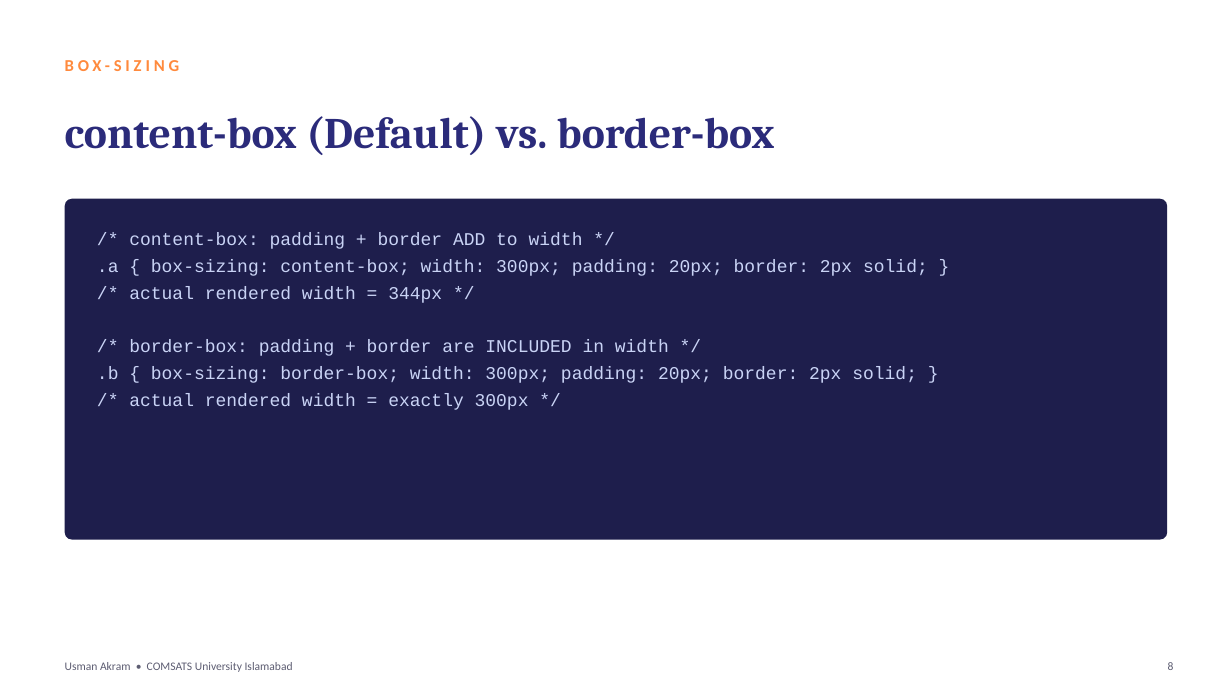
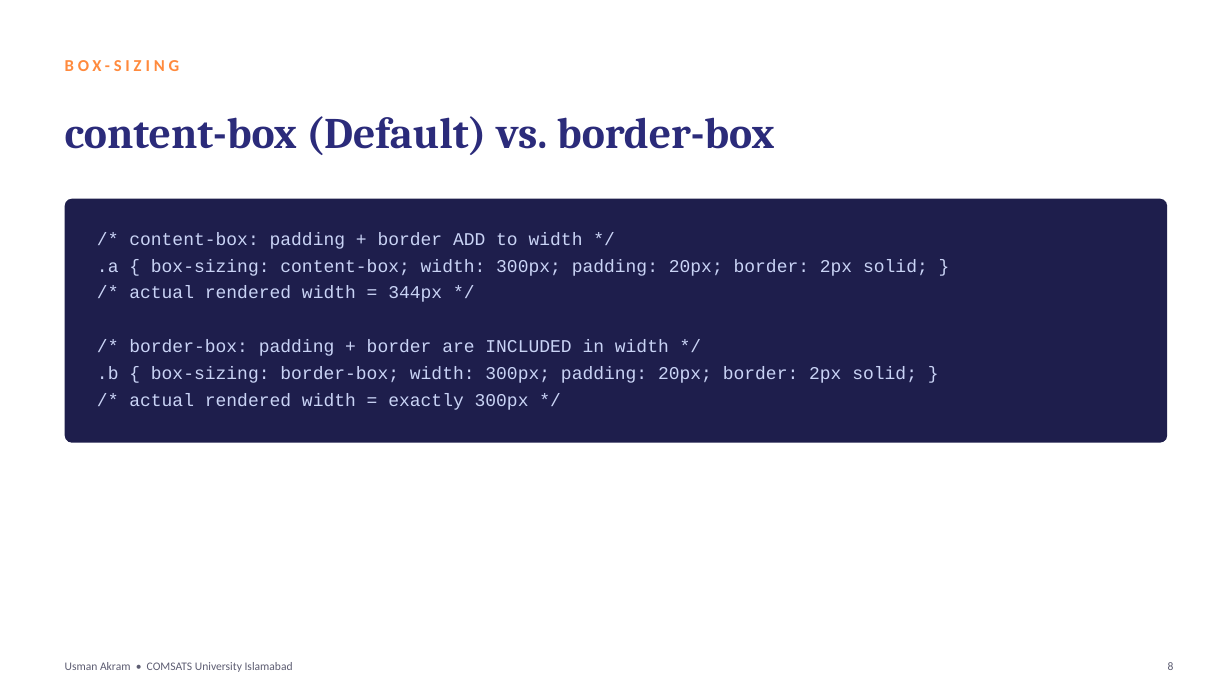
Before and after one commit to mua22/mern-web-book, a slide deck: slide 8 of slides/CSC336-Lecture-06-CSS-Box-Model-and-Display.pptx. Drawn at 1232x693 pixels with LibreOffice and Linux fonts; fonts in the diff are those of the drawing. Boxes give left, top, right and bottom in pixels: in the first picture for what was removed or moved away, otherwise in the second. Text is boxed around its words. In the diff, an @@ line names an element or a change of style, - is before the commit and + after.

```diff
--- a/slides/CSC336-Lecture-06-CSS-Box-Model-and-Display.pptx
+++ b/slides/CSC336-Lecture-06-CSS-Box-Model-and-Display.pptx
@@ rounded rectangle: place and size @@
-rounded rectangle at (65, 199, 1167, 540)
+rounded rectangle at (65, 199, 1167, 443)
@@ rounded rectangle at (65, 199, 1167, 443): proportions changed @@
```
Also in this commit, not shown: 7 other slides changed, 2 other files.
